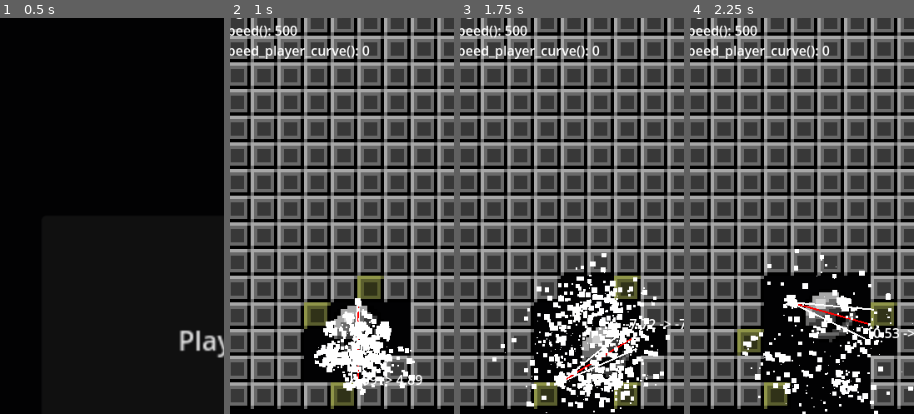
Above: before the commit, frames 1-4 (left to right).
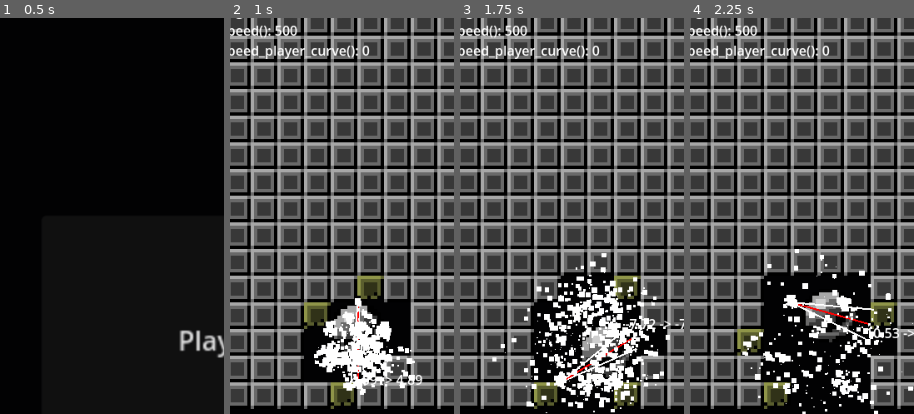
Above: after the commit, the same moments.

Repository: arunas-cesonis/pingpong2
Game: Godot game, scene res://main.tscn
Same seed, same stepped clock (60 frames per second), same inputs: the game is played once before the commit and once after it.
Inputs:
- Up to frame 1 (0.5 s): no input
- Up to frame 2 (1 s): click "Play" at 0.5 s
- Up to frame 3 (1.75 s): hold D (MoveRight) from 1.28 s (still down)
- Up to frame 4 (2.25 s): release D (MoveRight) at 2.03 s; hold A (MoveLeft) from 2.03 s (still down)
The pictures show only the part of the screen within x 16-66%, y 5-55%; the shares and areas given below are measured in that part.

Frame 1 is identical in both runs. In frame 2, 0.2% of the frame differs, in the area x 33-68%, y 69-98%; in frame 3, 0.2%; in frame 4, 0.2%, in the area x 20-92%, y 76-98%.

Commit message:
Show other frame when less healthny

Diff:
--- a/brick.gd
+++ b/brick.gd
@@ -17,6 +17,8 @@
 func _update_health_visuals() -> void:
 	var mod := UNHEALTHY.lerp(HEALTHY, float(health) / initial_health)
 	$Sprite2D.modulate = mod
+	if health < initial_health:
+		$Sprite2D.frame = 10
 
 func is_dead() -> bool:
 	return get_status() == Status.DEAD
